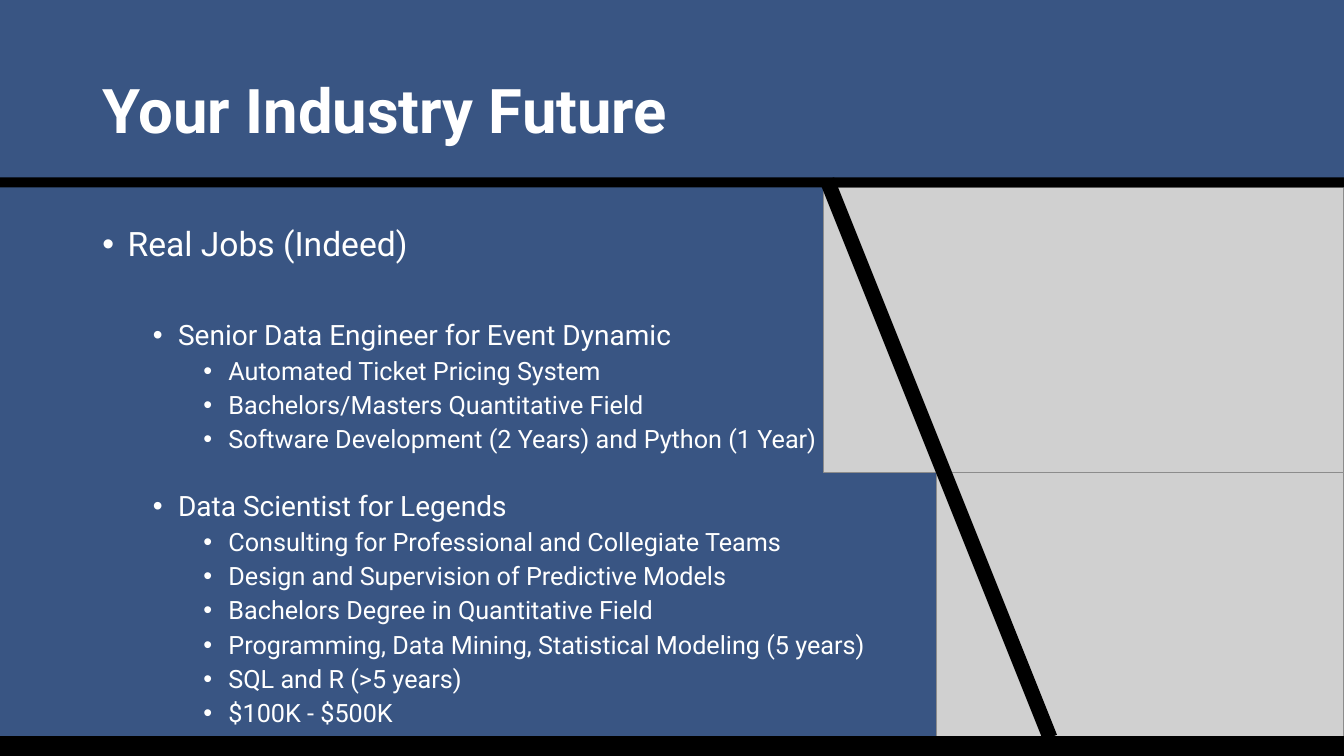
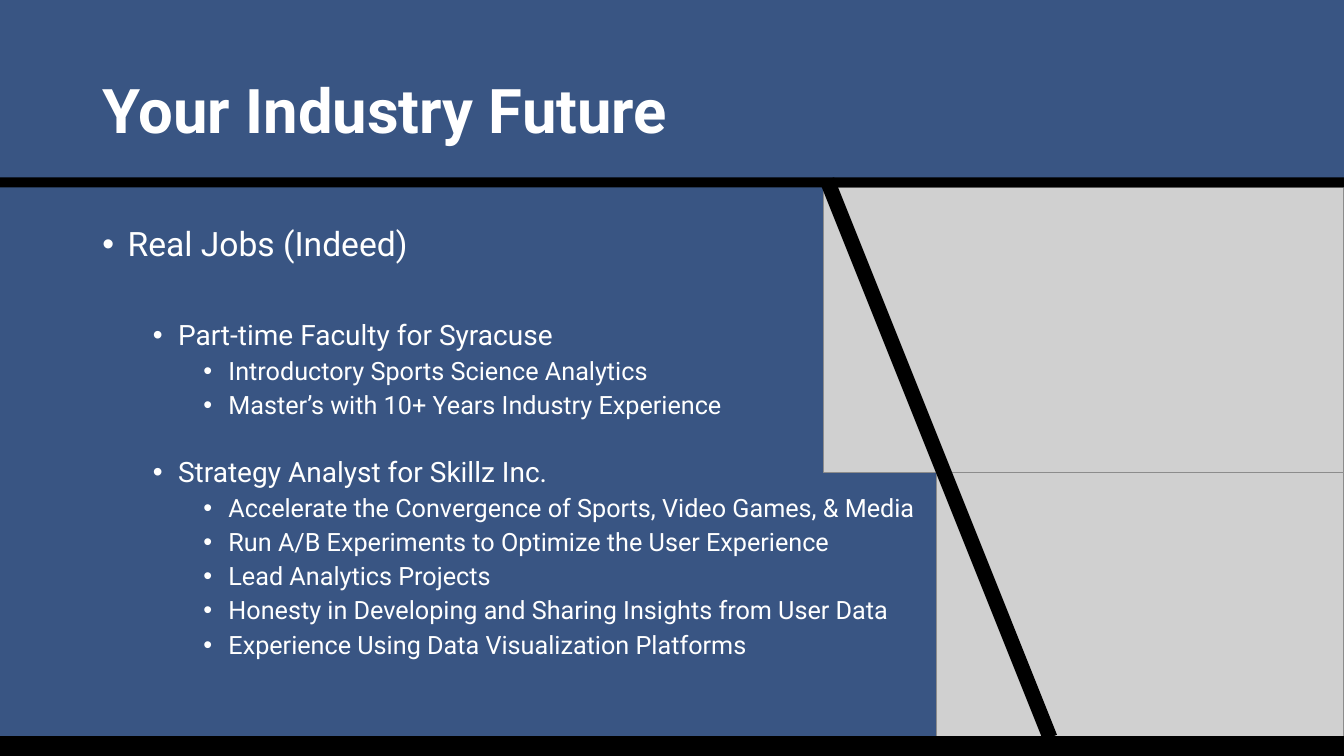
Before and after one commit to SuperMarioGiacomazzo/STOR538_WEBSITE, a slide deck: slide 14 of Slides/Sports Analytics 3/Sports_Analytics_3_Lecture.pptx (slide 13 before the commit). Drawn at 1344x756 pixels with LibreOffice and Linux fonts; fonts in the diff are those of the drawing; grey boxes stand for pictures. Boxes give left, top, right and bottom in pixels: in the first picture for what was removed or moved away, otherwise in the second. Text is boxed around its words. In the diff, an @@ line names an element or a change of style, - is before the commit and + after.

```diff
--- a/Slides/Sports Analytics 3/Sports_Analytics_3_Lecture.pptx
+++ b/Slides/Sports Analytics 3/Sports_Analytics_3_Lecture.pptx
@@ text at (178, 323, 914, 660): text changed @@
-  • Senior Data Engineer for Event Dynamic
-    • Automated Ticket Pricing System
-    • Bachelors/Masters Quantitative Field
-    • Software Development (2 Years) and Python (1 Year)
-  • Data Scientist for Legends
-    • Consulting for Professional and Collegiate Teams
-    • Design and Supervision of Predictive Models
-    • Bachelors Degree in Quantitative Field
-    • Programming, Data Mining, Statistical Modeling (5 years)
-    • SQL and R (>5 years)
-    • $100K - $500K
+  • Part-time Faculty for Syracuse
+    • Introductory Sports Science Analytics
+    • Master’s with 10+ Years Industry Experience
+  • Strategy Analyst for Skillz Inc.
+    • Accelerate the Convergence of Sports, Video Games, & Media
+    • Run A/B Experiments to Optimize the User Experience
+    • Lead Analytics Projects
+    • Honesty in Developing and Sharing Insights from User Data
+    • Experience Using Data Visualization Platforms
```
Also in this commit, not shown: 6 other slides changed, 1 slide removed, 3 other files.
